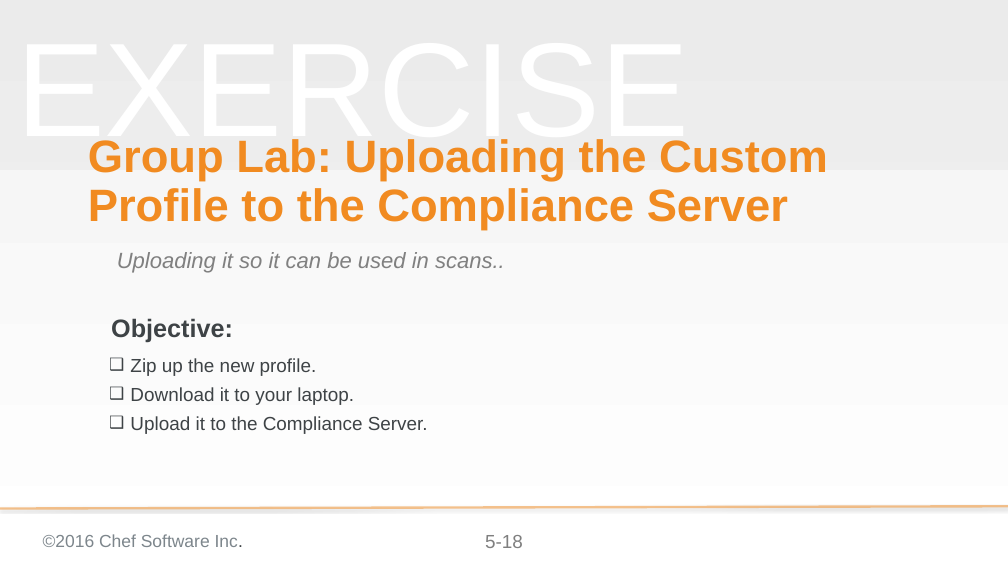
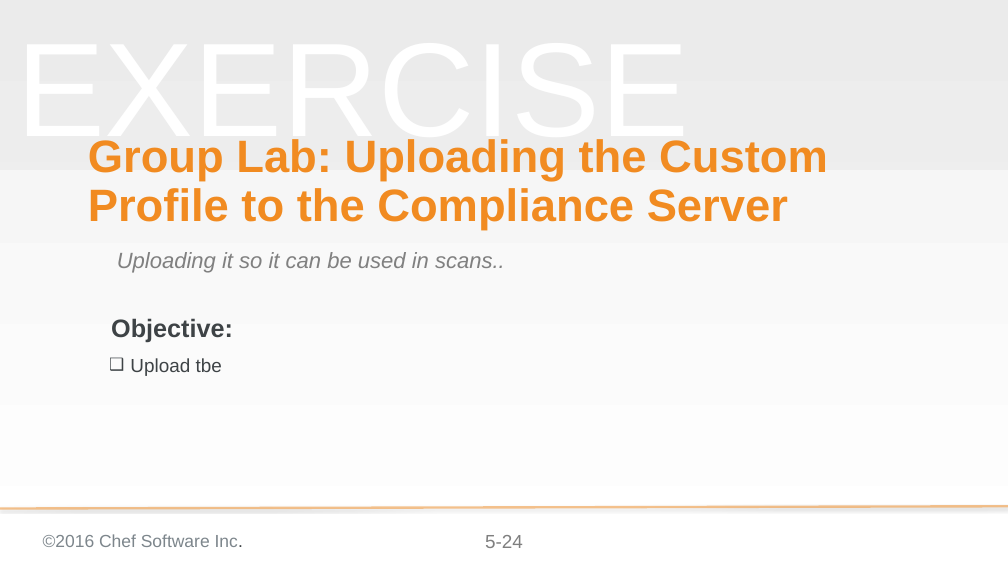
Before and after one commit to bchamby/chef-compliance-installation-configuration-operation, a slide deck: slide 24 of 05-creating-custom-profiles.pptx (slide 18 before the commit). Drawn at 1008x567 pixels with LibreOffice and Linux fonts; fonts in the diff are those of the drawing; background and template pictures are left out. Boxes give left, top, right and bottom in pixels: in the first picture for what was removed or moved away, otherwise in the second. Text is boxed around its words. In the diff, an @@ line names an element or a change of style, - is before the commit and + after.

Commit message:
Rewrote 05-creating-custom-profiles to suppoet inspec 0.14.2. Still need to add the new profile upload procedure

```diff
--- a/05-creating-custom-profiles.pptx
+++ b/05-creating-custom-profiles.pptx
@@ text at box(130, 358, 222, 376): text changed @@
-❑ Zip up the new profile.
-❑ Download it to your laptop.
-❑ Upload it to the Compliance Server.
+❑ Upload tbe
@@ page number at box(485, 535, 523, 548): text changed @@
-5-18
+5-24
```
Also in this commit, not shown: 3 other slides changed, 16 slides added, 21 slides removed.
